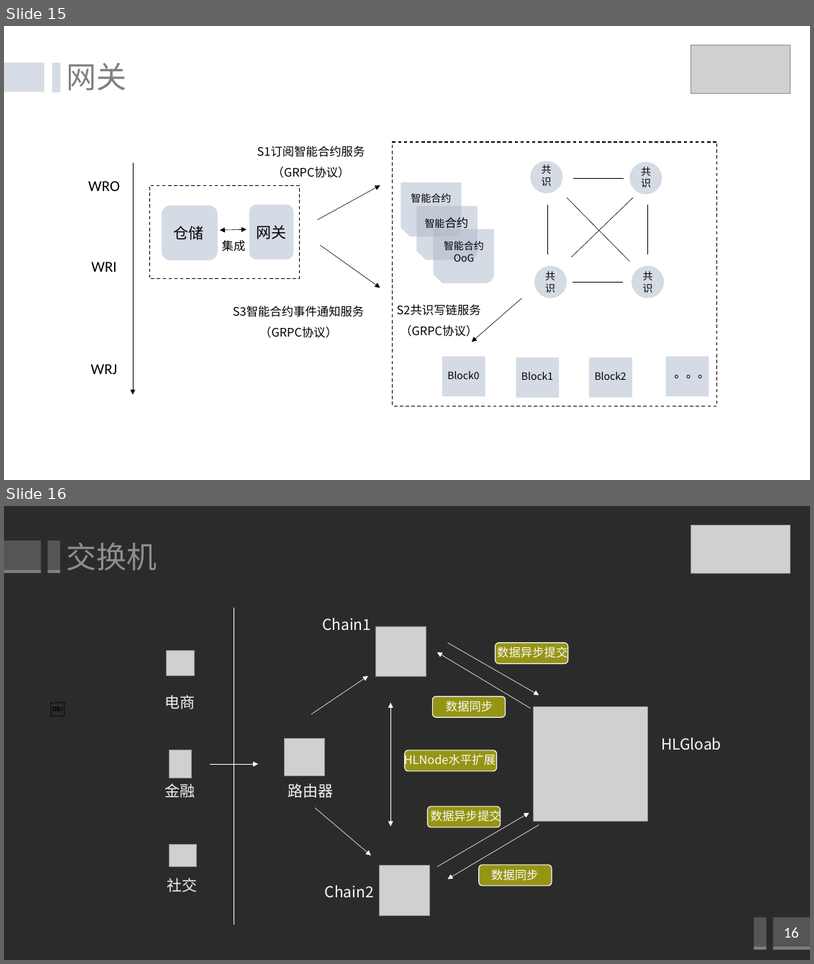
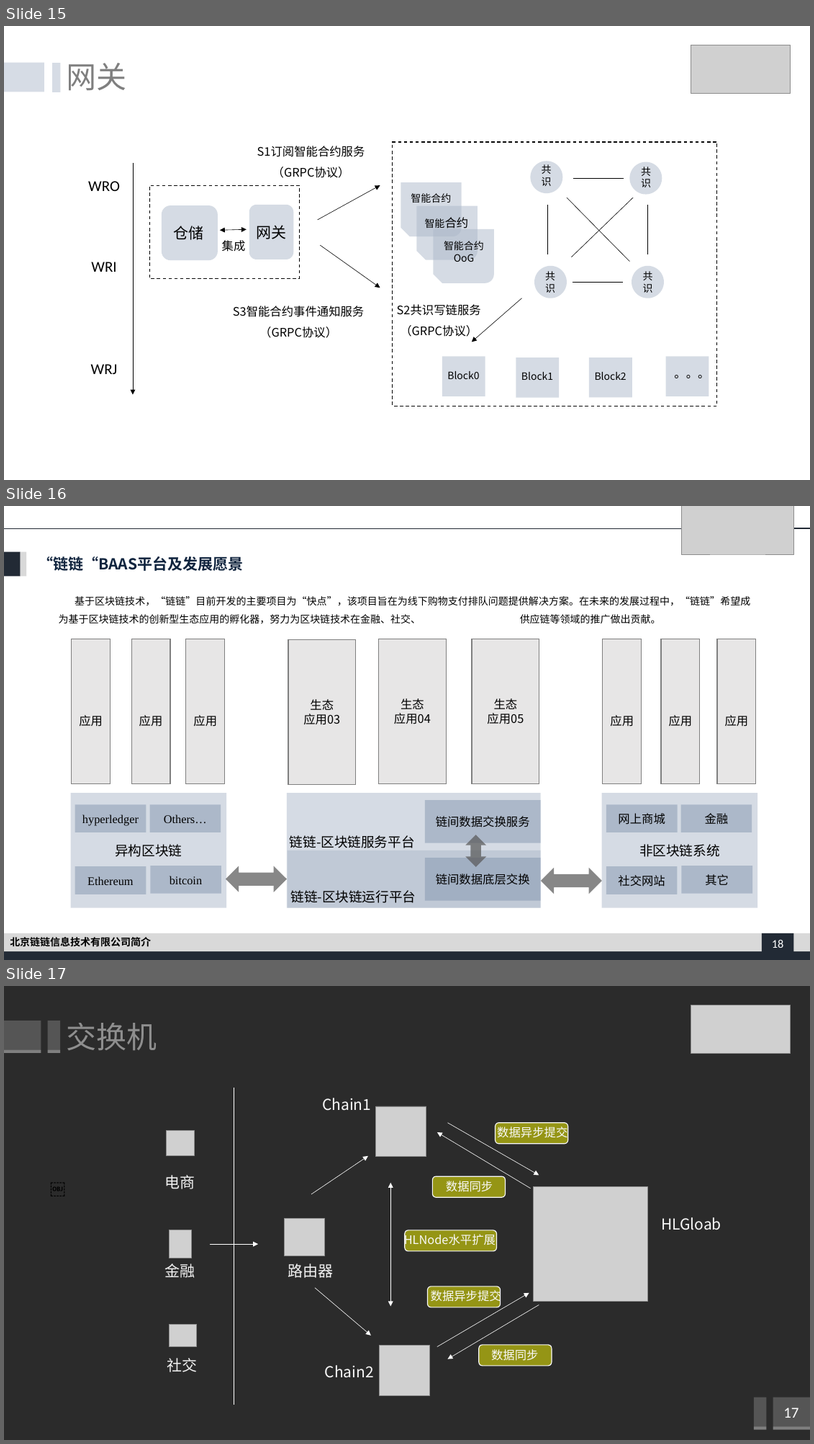
Before and after one commit to lianliankeji/doc, a slide deck: 白皮书/白皮书中图片源.ppt. Shown one above the other, each under a label of ours: slides 15 and 16 before the commit, slides 15, 16 and 17 after it. The pictures are 814x964 and 814x1444 pixels, drawn with LibreOffice and Linux fonts; fonts in the diff are those of the drawing; grey boxes stand for pictures; background and template pictures are left out; a plain dark background stands for a picture behind light text. Boxes give left, top, right and bottom in pixels: in the first picture for what was removed or moved away, otherwise in the second. Text is boxed around its words. In the diff, an @@ line names an element or a change of style, - is before the commit and + after.

Commit message:
修改链间通信章节 修改图片序号

```diff
--- a/白皮书/白皮书中图片源.ppt
+++ b/白皮书/白皮书中图片源.ppt
@@ slide 16 added at [4, 506, 810, 960], background #FFFFFF @@
@@ picture added at [682, 506, 794, 554] @@
@@ line added from (4, 529) to (698, 529), #222A35 1.5 pt @@
@@ line added from (778, 528) to (810, 528), #222A35 1.5 pt @@
@@ rectangle added at [4, 552, 21, 576], fill #222A35 @@
@@ rectangle added at [21, 552, 26, 576], fill #D9D9D9 @@
@@ text added at [38, 556, 243, 571], 18 pt, text #0F243E, bold @@
+“链链“BAAS平台及发展愿景
@@ text added at [59, 596, 751, 624], 12 pt, text #000000 @@
+基于区块链技术，“链链”目前开发的主要项目为“快点”，该项目旨在为线下购物支付排队问题提供解决方案。在未来的发展过程中，“链链”希望成为基于区块链技术的创新型生态应用的孵化器，努力为区块链技术在金融、社交、 供应链等领域的推广做出贡献。
@@ rectangle added at [288, 640, 355, 784], fill #D0CECE at 50% opacity, outline #808080 1 pt, 14 pt, text #000000 @@
+生态
+应用03
@@ rectangle added at [379, 639, 446, 784], fill #D0CECE at 50% opacity, outline #808080 1 pt, 14 pt, text #000000 @@
+生态
+应用04
@@ rectangle added at [472, 639, 540, 784], fill #D0CECE at 50% opacity, outline #808080 1 pt, 14 pt, text #000000 @@
+生态
+应用05
@@ group added at [70, 639, 226, 908]: 8 rectangles @@
+异构区块链
+应用
+应用
+应用
+Ethereum
+bitcoin
+hyperledger
+Others…
@@ rectangle added at [287, 793, 541, 908], fill #ADB9CA at 50% opacity @@
@@ rectangle added at [425, 800, 540, 843], fill #8497B0 at 50% opacity, 14 pt, text #000000 @@
+链间数据交换服务
@@ group added at [602, 639, 759, 908]: 8 rectangles @@
+非区块链系统
+应用
+应用
+应用
+社交网站
+其它
+网上商城
+金融
@@ rectangle added at [288, 850, 541, 908], fill #ADB9CA at 50% opacity @@
@@ text added at [290, 835, 415, 848], 16 pt, text #000000 @@
+链链-区块链服务平台
@@ left right arrow added at [466, 835, 486, 867], fill #595959 at 72% opacity @@
@@ left right arrow added at [226, 866, 287, 893], fill #595959 at 72% opacity @@
@@ rectangle added at [425, 857, 540, 901], fill #8497B0 at 50% opacity, 14 pt, text #000000 @@
+链间数据底层交换
@@ left right arrow added at [541, 867, 602, 894], fill #595959 at 72% opacity @@
@@ text added at [291, 890, 416, 903], 16 pt, text #000000 @@
+链链-区块链运行平台
@@ rectangle added at [4, 933, 810, 951], fill #D9D9D9, 12 pt, text #000000, bold @@
+北京链链信息技术有限公司简介
@@ rectangle added at [763, 933, 795, 954], fill #222A35, 14 pt, text #FFFFFF @@
+18
@@ rectangle added at [4, 947, 810, 960], fill #222A35 @@
@@ what was slide 16 is now slide 17 @@
@@ page number at [784, 1407, 799, 1417]: text changed @@
-16
+17
```
Also in this commit, not shown: 2 other files.
